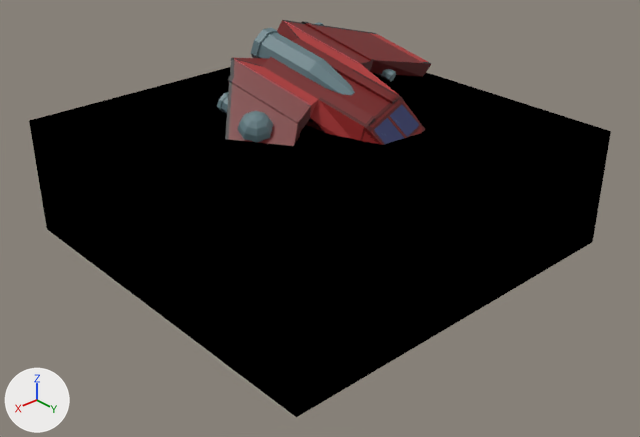
The Blender file models/reunited ship.blend as it was, and as the next commit left it.
One viewpoint serves both versions: a camera (50 mm lens) standing at (20.7, 21.69, 10.29) and looking at (2.24, 1.34, -4.29). Lighting does not change. The marker at lower left points along +X, +Y and +Z. The older version comes first. Both versions are drawn at frame 1 of the action 'Default for export'; the numbers are the values there.

In view in the first picture: 'Cube', 'Ship', 'Thrusters', 'drum dome' and 1 more.
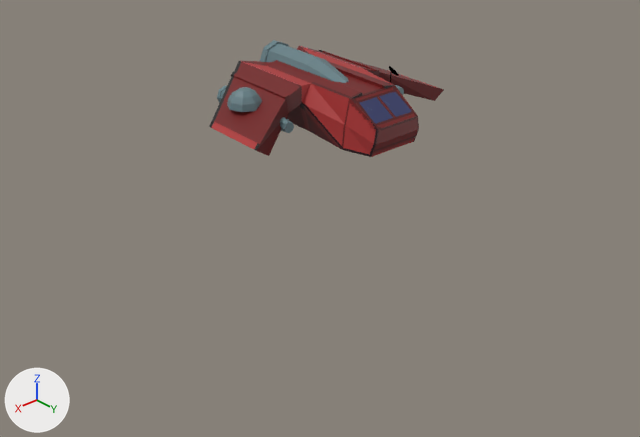
Commit message: ship fixed

Boxes (x1, y1, x2, y2) around the edits, measured in the pictures (640 x 437 px):
'Cube', hidden: before (29, 67, 611, 417)
'Ship', turned: before (225, 20, 431, 146); after (209, 46, 444, 157)
'Thrusters', turned: before (217, 22, 396, 114); after (217, 40, 404, 133)
'drum dome', turned: before (238, 111, 273, 142); after (227, 87, 262, 112)
'Satellite dish', turned: before (395, 76, 404, 92); after (389, 66, 399, 83)

Patch to the scene script:
```diff
--- a/models/reunited ship.blend.py
+++ b/models/reunited ship.blend.py
@@ ob_ship @@
 ob_ship.location = (0.74, -0.12, -0.4)
-ob_ship.rotation_euler = (-0.291, -0.293, -1.347)  # degrees (-17, -17, -77)
+ob_ship.rotation_euler = (0.0, 0.0, 4.681)  # degrees (0, 0, 268)
@@ ob_cube @@
 ob_cube.scale = (7.13, 7.13, 2.17)
+ob_cube.hide_render = True
```
